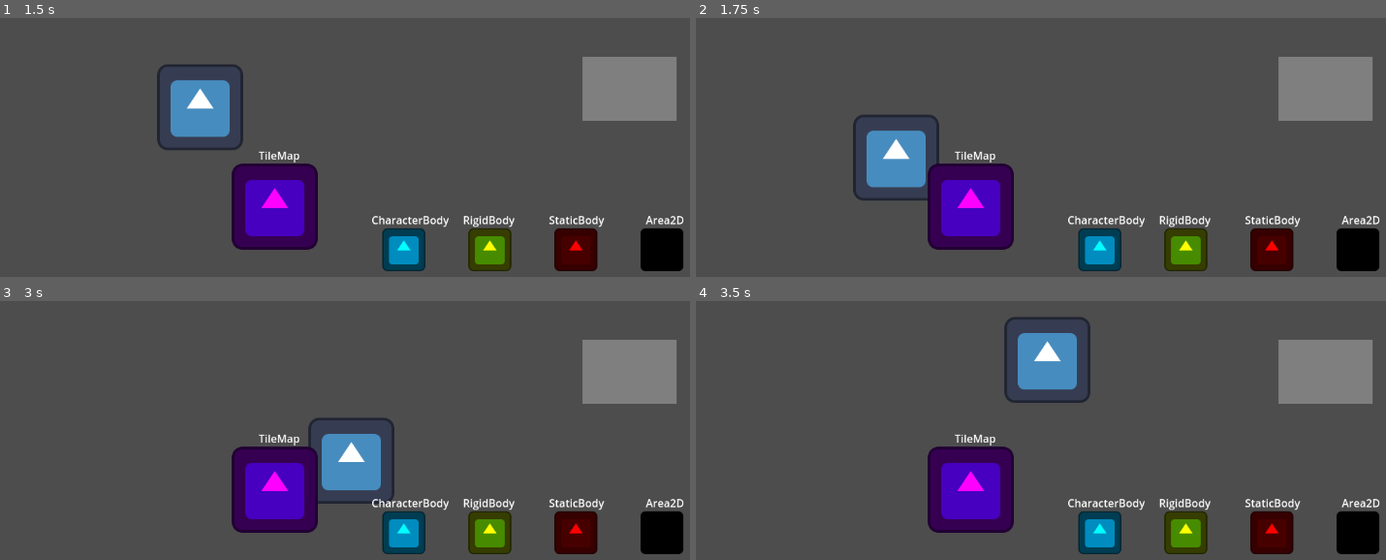
Above: before the commit, frames 1-4 (two rows, left to right).
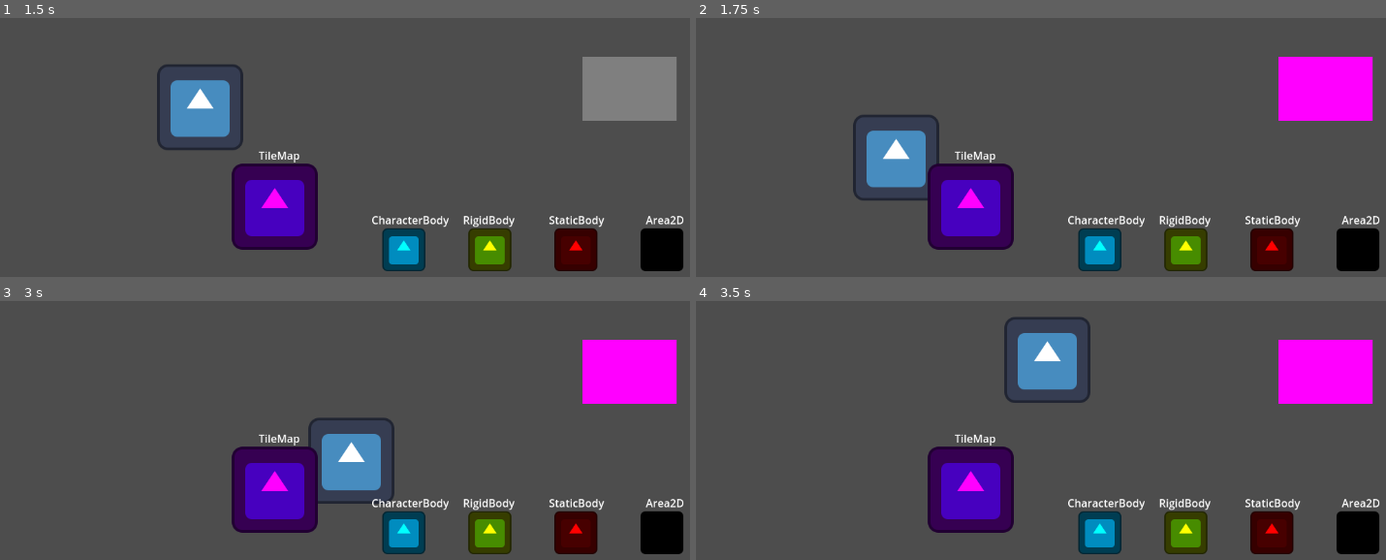
Above: after the commit, the same moments.

Repository: rvbatt/rule-based-godot
Game: Godot game, scene res://test_scenes/area_detection_and_distance/area2D_detection_and_distance_test.tscn
Two runs of this game, one before a commit and one after it. Both use one fixed random seed, a clock stepped at 60 frames per second and the inputs below. The project has no main scene, so this scene is started directly. The engine's default icon, where the game draws it, is replaced by a stand-in: a white triangle on a blue panel in a dark square.
Inputs:
- Up to frame 1 (1.5 s): tap Enter at 0.5 s; hold Right (ui_right) 0.53-1.28 s; hold T (test_rule_based_system) 0.53-1.28 s; hold Down (ui_down) from 1.28 s (still down); tap T (test_rule_based_system) at 1.35 s
- Up to frame 2 (1.75 s): keep holding Down (ui_down)
- Up to frame 3 (3 s): release Down (ui_down) at 2.03 s; hold Right (ui_right) 2.03-2.78 s; hold T (test_rule_based_system) 2.03-2.78 s; hold Up (ui_up) from 2.78 s (still down); tap T (test_rule_based_system) at 2.85 s
- Up to frame 4 (3.5 s): keep holding Up (ui_up)

Frame 1 is identical in both runs. In frame 2, 3.4% of the frame differs, in the area x 84-99%, y 14-40%; in frame 3, 3.4%; in frame 4, 3.4%.

Commit message:
Configure tests and RulesEditor to new structure
Signed-off-by: Rodrigo Volpe Battistin <rv.battistin@usp.br>

Diff:
--- a/project/test_scenes/area_detection_and_distance/area2D_detection_and_distance_test.tscn
+++ b/project/test_scenes/area_detection_and_distance/area2D_detection_and_distance_test.tscn
@@ -48,8 +48,8 @@
 [sub_resource type="Resource" id="Resource_k22c3"]
 script = ExtResource("4_jhumk")
 area_path = NodePath("../MovableArea2D")
-SC_are_wildcard = false
-SC_paths = Array[NodePath]([NodePath("../Colliders/Area2D")])
+TN_is_wildcard = false
+TN_path = NodePath("../Colliders/Area2D")
 
 [sub_resource type="Resource" id="Resource_i24bd"]
 resource_name = "Area"
@@ -71,8 +71,8 @@
 [sub_resource type="Resource" id="Resource_i8hag"]
 script = ExtResource("4_jhumk")
 area_path = NodePath("../MovableArea2D")
-SC_are_wildcard = false
-SC_paths = Array[NodePath]([NodePath("../Colliders/StaticBody2D")])
+TN_is_wildcard = false
+TN_path = NodePath("../Colliders/StaticBody2D")
 
 [sub_resource type="Resource" id="Resource_f3d45"]
 resource_name = "Static"
@@ -94,8 +94,8 @@
 [sub_resource type="Resource" id="Resource_mjglb"]
 script = ExtResource("4_jhumk")
 area_path = NodePath("../MovableArea2D")
-SC_are_wildcard = false
-SC_paths = Array[NodePath]([NodePath("../Colliders/RigidBody2D")])
+TN_is_wildcard = false
+TN_path = NodePath("../Colliders/RigidBody2D")
 
 [sub_resource type="Resource" id="Resource_t5163"]
 resource_name = "Rigid"
@@ -117,8 +117,8 @@
 [sub_resource type="Resource" id="Resource_bjmyp"]
 script = ExtResource("4_jhumk")
 area_path = NodePath("../MovableArea2D")
-SC_are_wildcard = false
-SC_paths = Array[NodePath]([NodePath("../Colliders/CharacterBody2D")])
+TN_is_wildcard = false
+TN_path = NodePath("../Colliders/CharacterBody2D")
 
 [sub_resource type="Resource" id="Resource_jf5ir"]
 resource_name = "Character"
@@ -140,8 +140,8 @@
 [sub_resource type="Resource" id="Resource_hpd7b"]
 script = ExtResource("4_jhumk")
 area_path = NodePath("../MovableArea2D")
-SC_are_wildcard = false
-SC_paths = Array[NodePath]([NodePath("../Colliders/TileMap")])
+TN_is_wildcard = false
+TN_path = NodePath("../Colliders/TileMap")
 
 [sub_resource type="Resource" id="Resource_ojrhu"]
 resource_name = "Tile"
--- a/project/test_scenes/area_detection_and_distance/area2D_wildcard_collider.tscn
+++ b/project/test_scenes/area_detection_and_distance/area2D_wildcard_collider.tscn
@@ -16,14 +16,14 @@
 "Color": Color(0, 0, 0, 1)
 }
 AN_is_wildcard = true
-AN_identifier = &"touch"
+AN_identifier = &"area"
 AN_path = NodePath("")
 
 [sub_resource type="Resource" id="Resource_thqpc"]
 script = ExtResource("6_lk3go")
-area_path = NodePath("../Area2D")
-SC_are_wildcard = true
-SC_identifier = &"touch"
+area_path = NodePath("Area2D")
+TN_is_wildcard = true
+TN_identifier = &"area"
 
 [sub_resource type="Resource" id="Resource_nso68"]
 script = ExtResource("5_8w6cf")
@@ -47,27 +47,28 @@
 rule_arbitration = "Least Recently Used"
 rule_set = SubResource("Resource_61vfx")
 
-[node name="MovableArea2D" parent="." instance=ExtResource("8_toob5")]
+[node name="MovableArea2D" parent="RuleBasedSystem" instance=ExtResource("8_toob5")]
 position = Vector2(80, 80)
 
-[node name="Area2D" type="Area2D" parent="."]
-position = Vector2(992, 352)
+[node name="Area2D" type="Area2D" parent="RuleBasedSystem"]
+position = Vector2(234, 83)
 
-[node name="Label" type="Label" parent="Area2D"]
+[node name="Label" type="Label" parent="RuleBasedSystem/Area2D"]
 offset_left = -24.0
 offset_top = -56.0
 offset_right = 33.0
 offset_bottom = -30.0
 text = "Area2D"
+metadata/_edit_use_anchors_ = true
 
-[node name="CollisionShape2D" type="CollisionShape2D" parent="Area2D"]
+[node name="CollisionShape2D" type="CollisionShape2D" parent="RuleBasedSystem/Area2D"]
 position = Vector2(-0.5, -0.5)
 shape = SubResource("RectangleShape2D_ikocs")
 
-[node name="Sprite2D" type="Sprite2D" parent="Area2D"]
+[node name="Sprite2D" type="Sprite2D" parent="RuleBasedSystem/Area2D"]
 modulate = Color(0, 0, 0, 1)
 scale = Vector2(0.5, 0.5)
 texture = ExtResource("9_r4eaq")
 
-[connection signal="area_entered" from="MovableArea2D" to="." method="run_tests"]
-[connection signal="body_entered" from="MovableArea2D" to="." method="run_tests"]
+[connection signal="area_entered" from="RuleBasedSystem/MovableArea2D" to="." method="run_tests"]
+[connection signal="body_entered" from="RuleBasedSystem/MovableArea2D" to="." method="run_tests"]
--- a/project/test_scenes/boolean_and_strings/wildcard_string.tscn
+++ b/project/test_scenes/boolean_and_strings/wildcard_string.tscn
@@ -25,10 +25,7 @@
 string_value = "yes"
 OI_access_type = 0
 OI_property = &""
-OI_method = &""
-OI_arguments = {}
 TN_is_wildcard = false
-TN_identifier = &""
 TN_path = NodePath("")
 
 [sub_resource type="Resource" id="Resource_yw4ml"]
@@ -37,15 +34,13 @@
 max_value = 10.0
 OI_access_type = 0
 OI_property = &""
-OI_method = &""
-OI_arguments = {}
 TN_is_wildcard = false
-TN_identifier = &""
 TN_path = NodePath("")
 
 [sub_resource type="Resource" id="Resource_s6seh"]
 script = ExtResource("4_vjjtw")
 subconditions = Array[Resource("res://addons/rule_based_godot/resources/matches/abstract_match.gd")]([SubResource("Resource_sebfd"), SubResource("Resource_yw4ml")])
+TN_is_wildcard = false
 
 [sub_resource type="Resource" id="Resource_pskda"]
 script = ExtResource("4_l5tek")
--- a/project/test_scenes/numeric_and_call_method/numberic_and_call_method_test.tscn
+++ b/project/test_scenes/numeric_and_call_method/numberic_and_call_method_test.tscn
@@ -10,24 +10,28 @@
 
 [sub_resource type="Resource" id="Resource_alc84"]
 script = ExtResource("3_vs7su")
-agent_path = NodePath("../ColorRect")
 method = &"change_color"
 arguments = {
 "Color": Color(0, 0, 0, 1)
 }
+AN_is_wildcard = false
+AN_identifier = &""
+AN_path = NodePath("")
 
 [sub_resource type="Resource" id="Resource_8uiad"]
 script = ExtResource("4_5g133")
-test_node_path = NodePath("../SpinBox")
-property_or_method = &"value"
-method_arguments = {}
 min_value = 5.0
 max_value = 10.0
+OI_access_type = 0
+OI_property = &""
+TN_is_wildcard = false
+TN_path = NodePath("")
 
 [sub_resource type="Resource" id="Resource_qovfc"]
 script = ExtResource("5_ap00m")
 condition = SubResource("Resource_8uiad")
 actions = Array[Resource("res://addons/rule_based_godot/resources/actions/abstract_action.gd")]([SubResource("Resource_alc84")])
+_bindings = {}
 
 [sub_resource type="Resource" id="Resource_7xlo7"]
 script = ExtResource("6_tiowu")
Not shown, changed: project/addons/rule_based_godot/interface/rules_edit_panel.tscn
Not shown: 2 places in project/test_scenes/area_detection_and_distance/components/mesh_library.tres that only renumber resources
